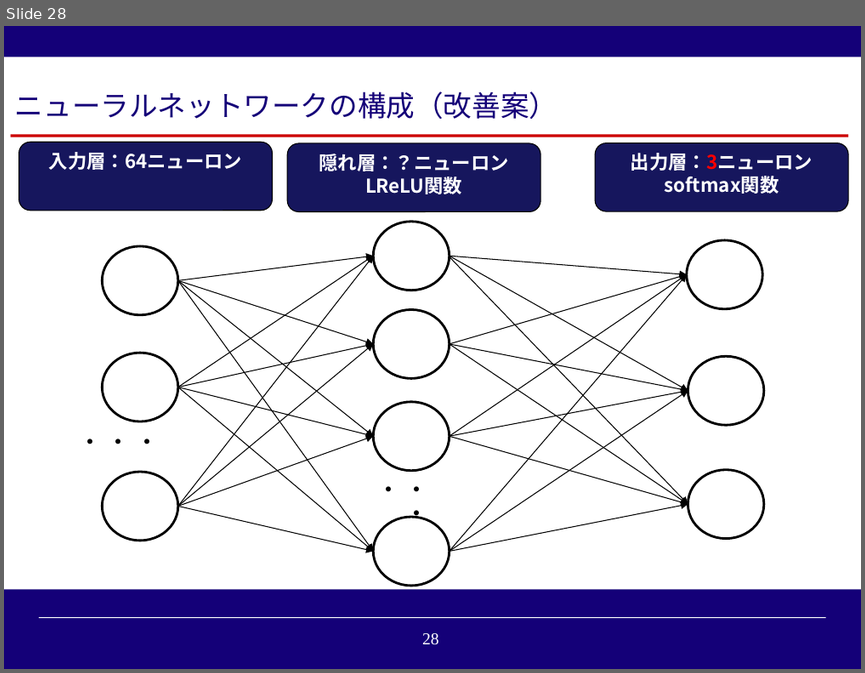
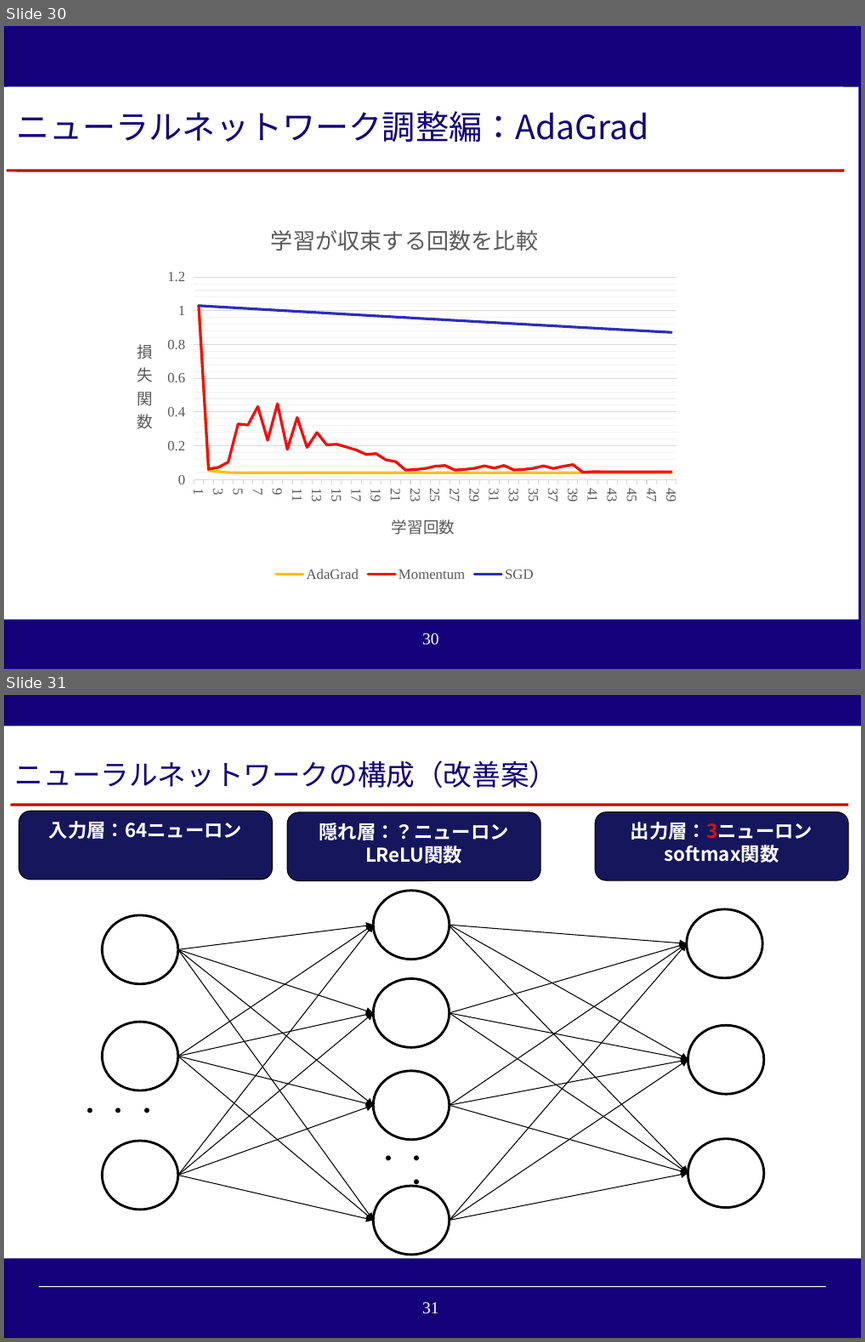
Before and after one commit to reversi-ir/ai-program, a slide deck: reversi-ai/result/オセロAI_技術アカデミー用説明資料.pptx. Shown one above the other, each under a label of ours: slide 28 before the commit, slides 30 and 31 after it. The pictures are 865x673 and 865x1342 pixels, drawn with LibreOffice and Linux fonts; fonts in the diff are those of the drawing; background and template pictures are left out. Boxes give left, top, right and bottom in pixels: in the first picture for what was removed or moved away, otherwise in the second. Text is boxed around its words. In the diff, an @@ line names an element or a change of style, - is before the commit and + after.

```diff
--- a/reversi-ai/result/オセロAI_技術アカデミー用説明資料.pptx
+++ b/reversi-ai/result/オセロAI_技術アカデミー用説明資料.pptx
@@ slide 30 added at [4, 26, 861, 669], background #140078; not listed: 1 template element that a slide beside it also shows @@
@@ rectangle added at [4, 87, 858, 619], fill #FFFFFF @@
@@ rectangle added at [7, 87, 843, 165], fill #FFFFFF, 28 pt, text #140078 @@
+ニューラルネットワーク調整編：AdaGrad
@@ line added from (7, 170) to (845, 170), #CC0000 2.25 pt @@
@@ line chart added at [119, 204, 690, 584] @@
+title "学習が収束する回数を比較 "
+categories: 1, 2, 3, 4, 5, 6, 7, 8, 9, 10, 11, 12, 13, 14, 15, 16, 17, 18, 19, 20, 21, 22, 23, 24, 25, 26, 27, 28, 29, 30, 31, 32, 33, 34, 35, 36, 37, 38, 39, 40, 41, 42, 43, 44, 45, 46, 47, 48, 49
+AdaGrad: 1.03, 0.05, 0.05, 0.04, 0.04, 0.04, 0.04, 0.04, 0.04, 0.04, 0.04, 0.04, 0.04, 0.04, 0.04, 0.04, 0.04, 0.04, 0.04, 0.04, 0.04, 0.04, 0.04, 0.04, 0.04, 0.04, 0.04, 0.04, 0.04, 0.04, 0.04, 0.04, 0.04, 0.04, 0.04, 0.04, 0.04, 0.04, 0.04, 0.04, 0.04, 0.04, 0.04, 0.04, 0.04, 0.04, 0.04, 0.04, 0.04
+Momentum: 1.03, 0.06, 0.07, 0.1, 0.33, 0.32, 0.43, 0.23, 0.45, 0.18, 0.37, 0.19, 0.28, 0.21, 0.21, 0.19, 0.18, 0.15, 0.15, 0.12, 0.11, 0.06, 0.06, 0.07, 0.08, 0.08, 0.06, 0.06, 0.07, 0.08, 0.07, 0.08, 0.06, 0.06, 0.07, 0.08, 0.07, 0.08, 0.09, 0.04, 0.05, 0.05, 0.05, 0.05, 0.05, 0.05, 0.05, 0.05, 0.05
+Series 3: -, -, -, -, -, -, -, -, -, -, -, -, -, -, -, -, -, -, -, -, -, -, -, -, -, -, -, -, -, -, -, -, -, -, -, -, -, -, -, -, -, -, -, -, -, -, -, -, -
+SGD: 1.03, 1.03, 1.02, 1.02, 1.02, 1.01, 1.01, 1.01, 1, 1, 1, 0.99, 0.99, 0.99, 0.98, 0.98, 0.98, 0.97, 0.97, 0.97, 0.96, 0.96, 0.96, 0.95, 0.95, 0.95, 0.94, 0.94, 0.94, 0.93, 0.93, 0.93, 0.92, 0.92, 0.92, 0.91, 0.91, 0.91, 0.9, 0.9, 0.9, 0.89, 0.89, 0.89, 0.88, 0.88, 0.88, 0.88, 0.87
@@ what was slide 28 is now slide 31 @@
@@ page number at [422, 1302, 439, 1314]: text changed @@
-28
+31
```
Also in this commit, not shown: 2 slides changed, 4 other slides added, 2 slides removed, 6 other files.
